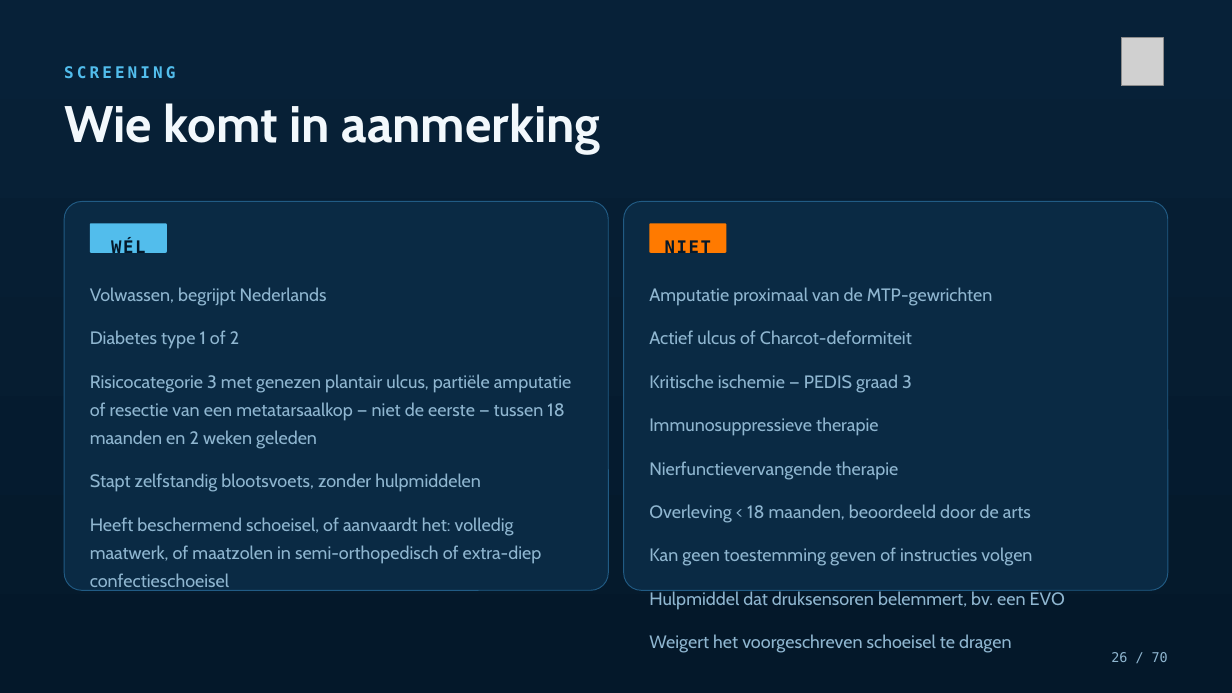
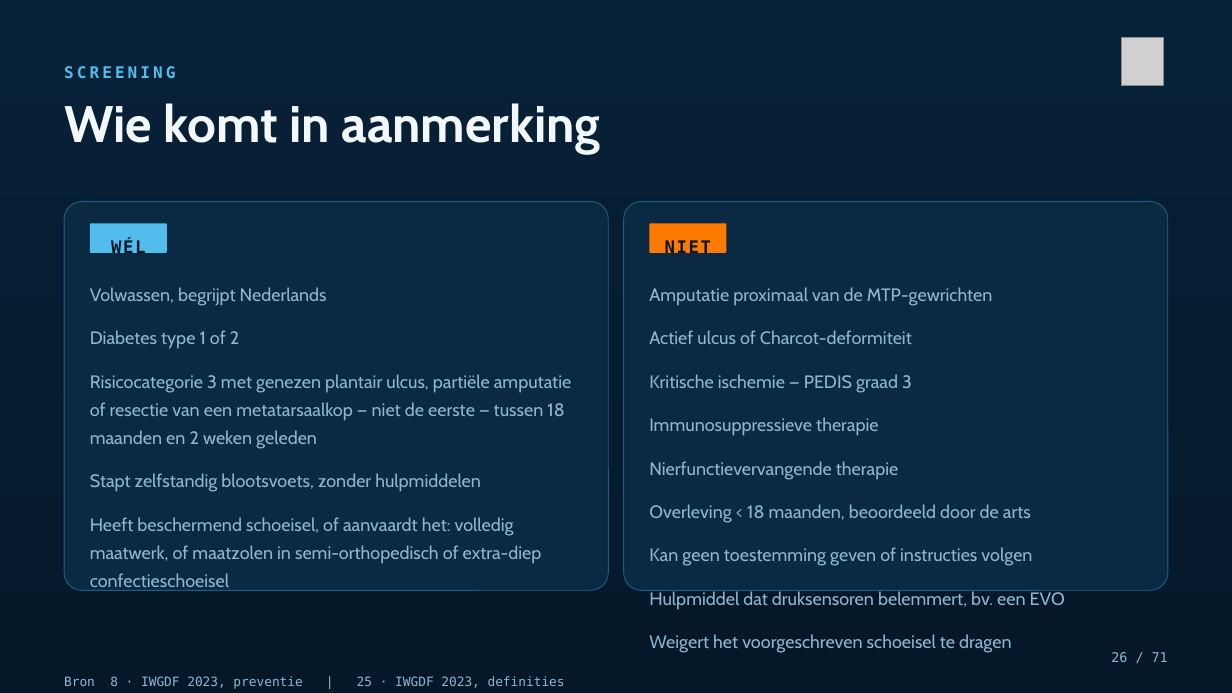
Before and after one commit to Dellfs/paradise-project, a slide deck: slide 26 of PARADISE_presentatie/PARADISE_opleidingssessie_voetklinieken.pptx. Drawn at 1232x693 pixels with LibreOffice and Linux fonts; fonts in the diff are those of the drawing; grey boxes stand for pictures. Boxes give left, top, right and bottom in pixels: in the first picture for what was removed or moved away, otherwise in the second. Text is boxed around its words. In the diff, an @@ line names an element or a change of style, - is before the commit and + after.

```diff
--- a/PARADISE_presentatie/PARADISE_opleidingssessie_voetklinieken.pptx
+++ b/PARADISE_presentatie/PARADISE_opleidingssessie_voetklinieken.pptx
@@ text at (1111, 652, 1168, 662): text changed @@
-26 / 70
+26 / 71
@@ text added at (64, 676, 565, 689), 10 pt, text #8FB6D0 @@
+Bron 8 · IWGDF 2023, preventie | 25 · IWGDF 2023, definities
```
Also in this commit, not shown: 65 other slides changed, 1 slide added, 11 other files.
